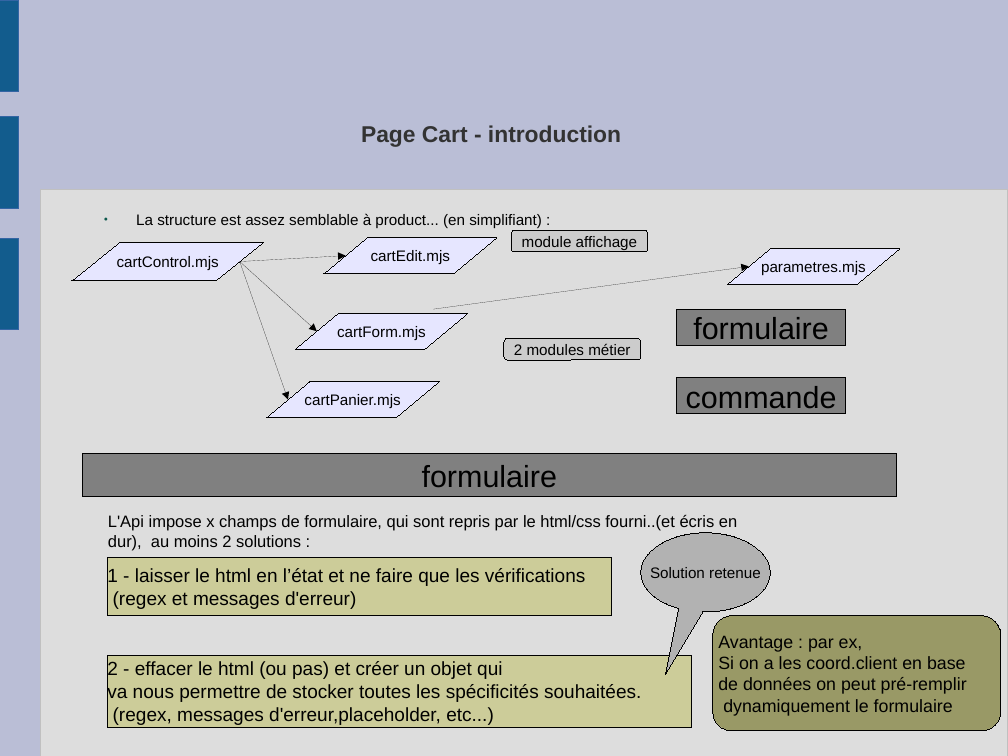
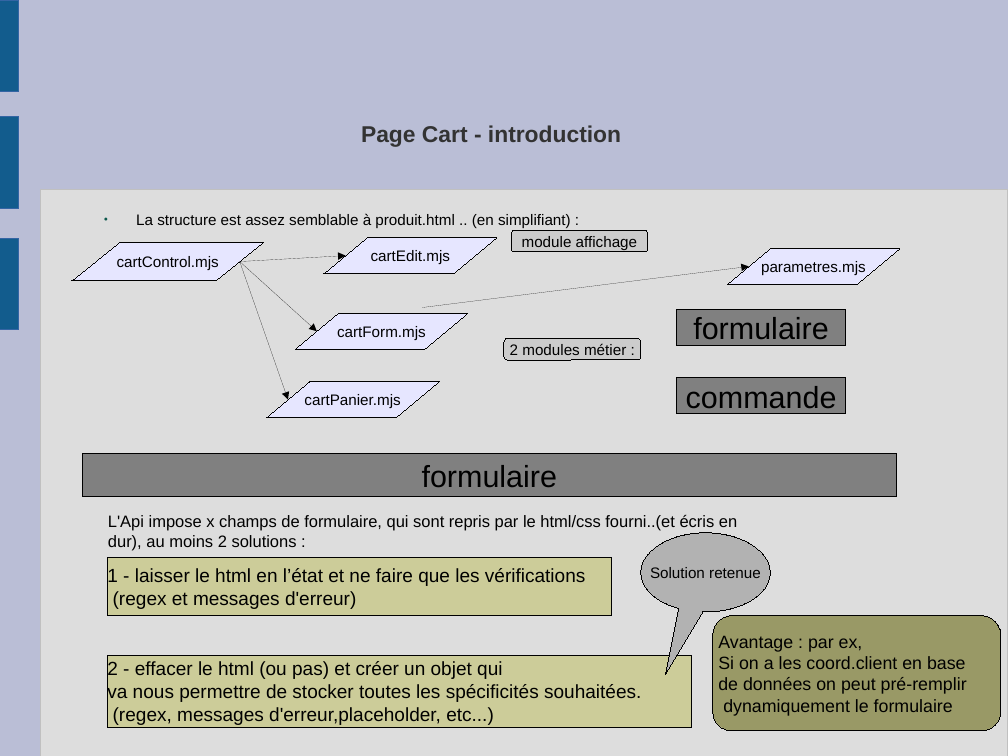
Before and after one commit to brunoMarquet/brunoMarquet_p5_2004_2021, a slide deck: slide 8 of presentation_p5.odp. Drawn at 1008x756 pixels with LibreOffice and Linux fonts; fonts in the diff are those of the drawing. Boxes give left, top, right and bottom in pixels: in the first picture for what was removed or moved away, otherwise in the second. Text is boxed around its words. In the diff, an @@ line names an element or a change of style, - is before the commit and + after.

```diff
--- a/presentation_p5.odp
+++ b/presentation_p5.odp
@@ text at <box>136,213,571,228</box>: text changed @@
-● La structure est assez semblable à product... (en simplifiant) :
+● La structure est assez semblable à produit.html .. (en simplifiant) :
@@ arrow moved from (434, 309) - (749, 266) to (423, 307) - (749, 266) @@
@@ text in rounded rectangle at <box>510,343,626,355</box>: text changed @@
-2 modules métier
+2 modules métier :
```
Also in this commit, not shown: 9 other slides changed, 1 slide added, 2 other files.
